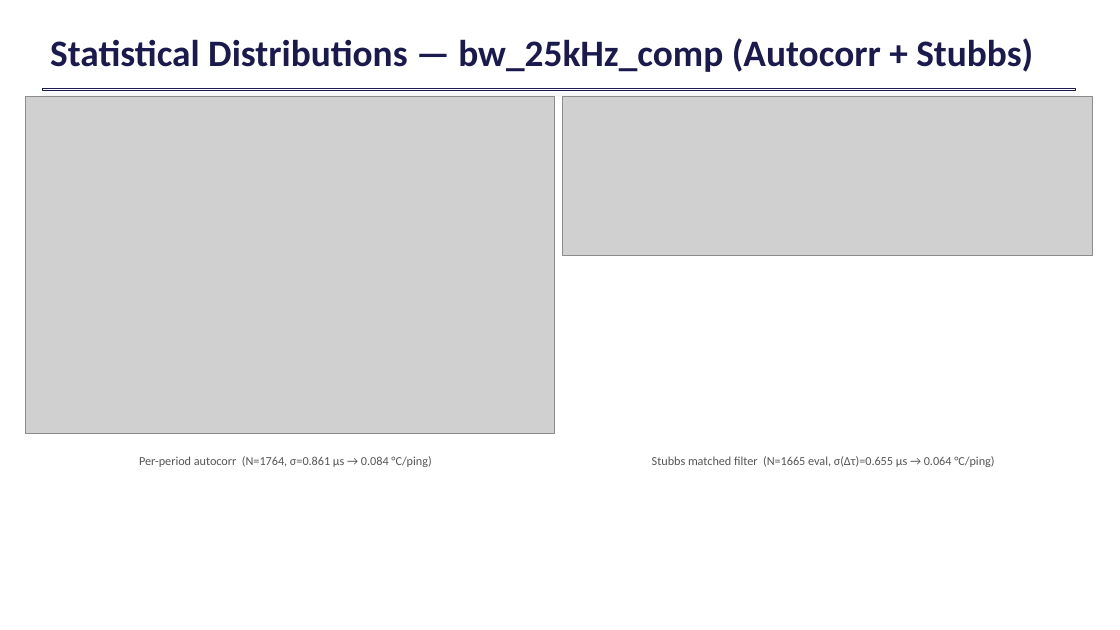
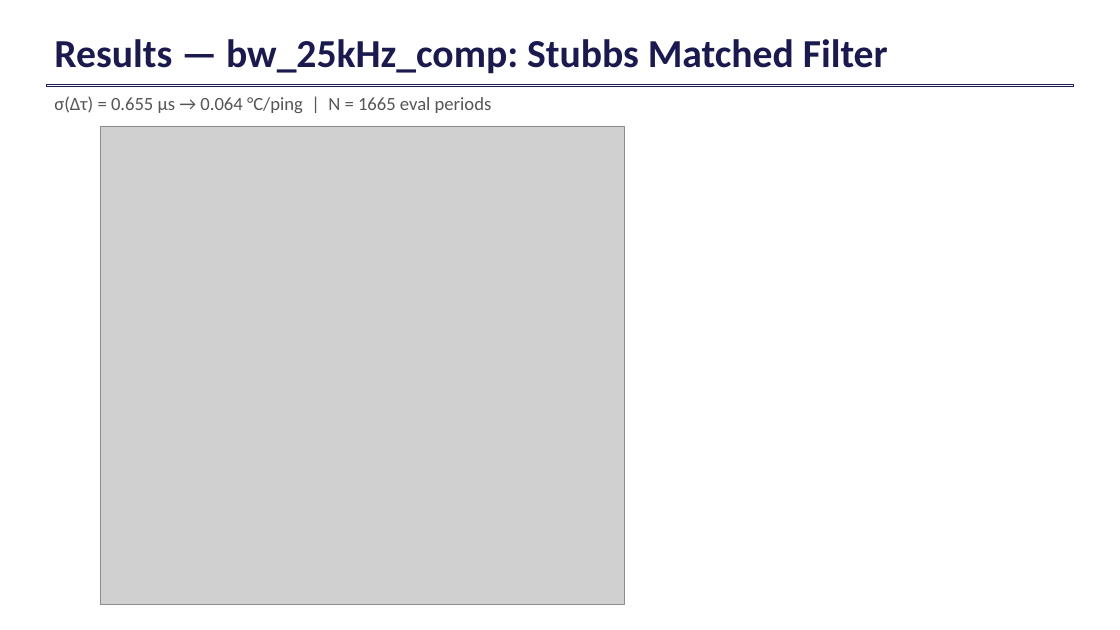
Before and after one commit to cyrusurheim29/batping, a slide deck: slide 15 of siglent_project/BATPING_presentation_July2026.pptx (slide 13 before the commit). Drawn at 1120x630 pixels with LibreOffice and Linux fonts; fonts in the diff are those of the drawing; grey boxes stand for pictures. Boxes give left, top, right and bottom in pixels: in the first picture for what was removed or moved away, otherwise in the second. Text is boxed around its words. In the diff, an @@ line names an element or a change of style, - is before the commit and + after.

```diff
--- a/siglent_project/BATPING_presentation_July2026.pptx
+++ b/siglent_project/BATPING_presentation_July2026.pptx
@@ text at (x1=54, y1=39, x2=888, y2=74): text changed; size 32 to 34 pt @@
-Statistical Distributions — bw_25kHz_comp (Autocorr + Stubbs)
+Results — bw_25kHz_comp: Stubbs Matched Filter
@@ rectangle resized from (x1=42, y1=88, x2=1075, y2=91) to (x1=46, y1=84, x2=1074, y2=87) @@
@@ picture removed at (x1=25, y1=97, x2=555, y2=434) @@
@@ text at (x1=54, y1=96, x2=492, y2=113): text changed; size 10.5 to 16 pt @@
-Stubbs matched filter (N=1665 eval, σ(Δτ)=0.655 μs → 0.064 °C/ping)
+σ(Δτ) = 0.655 μs → 0.064 °C/ping | N = 1665 eval periods
@@ picture removed at (x1=563, y1=97, x2=1092, y2=255) @@
@@ picture added at (x1=101, y1=126, x2=624, y2=605) @@
@@ text removed at (x1=139, y1=456, x2=431, y2=467) @@
-Per-period autocorr (N=1764, σ=0.861 μs → 0.084 °C/ping)
```
Also in this commit, not shown: 12 other slides changed, 9 slides added, 4 slides removed, 1 other file.
